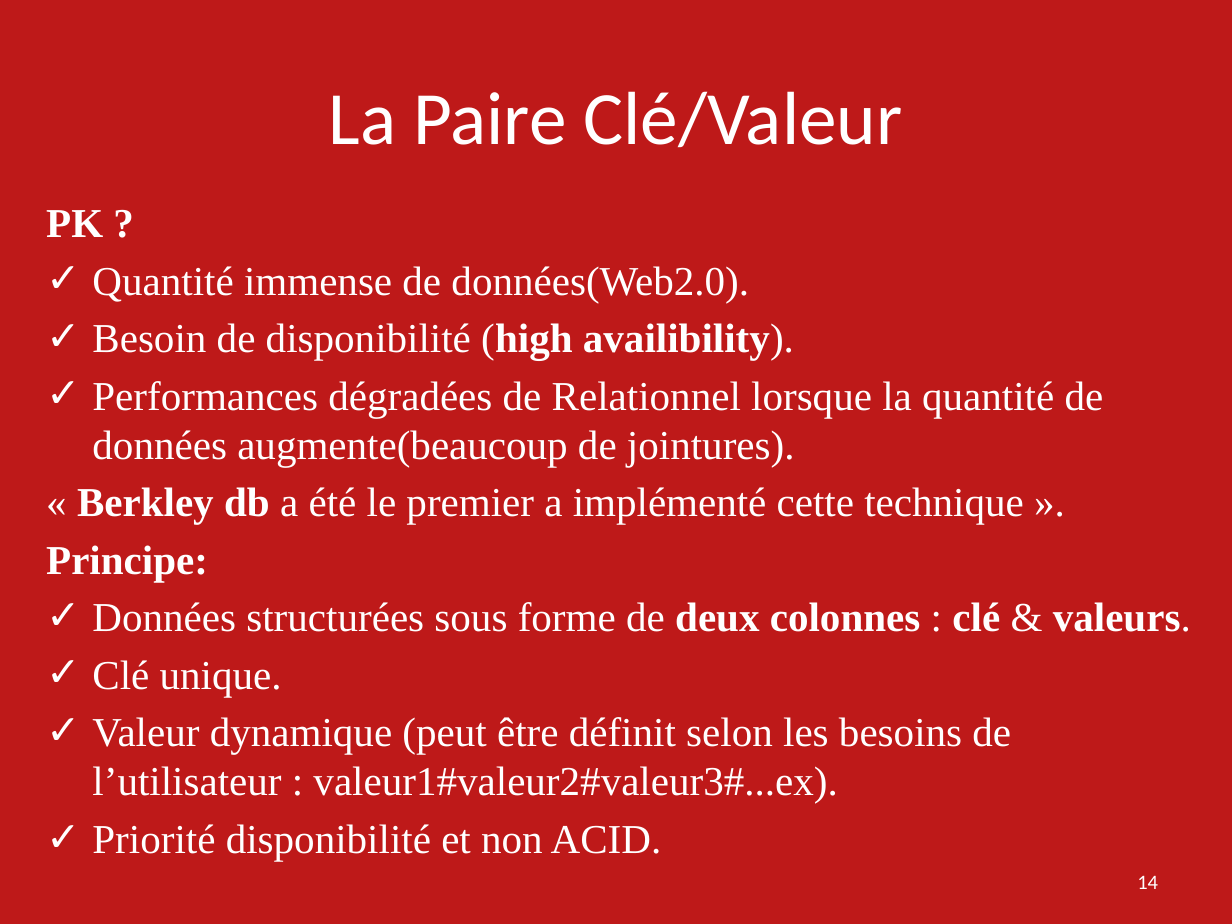
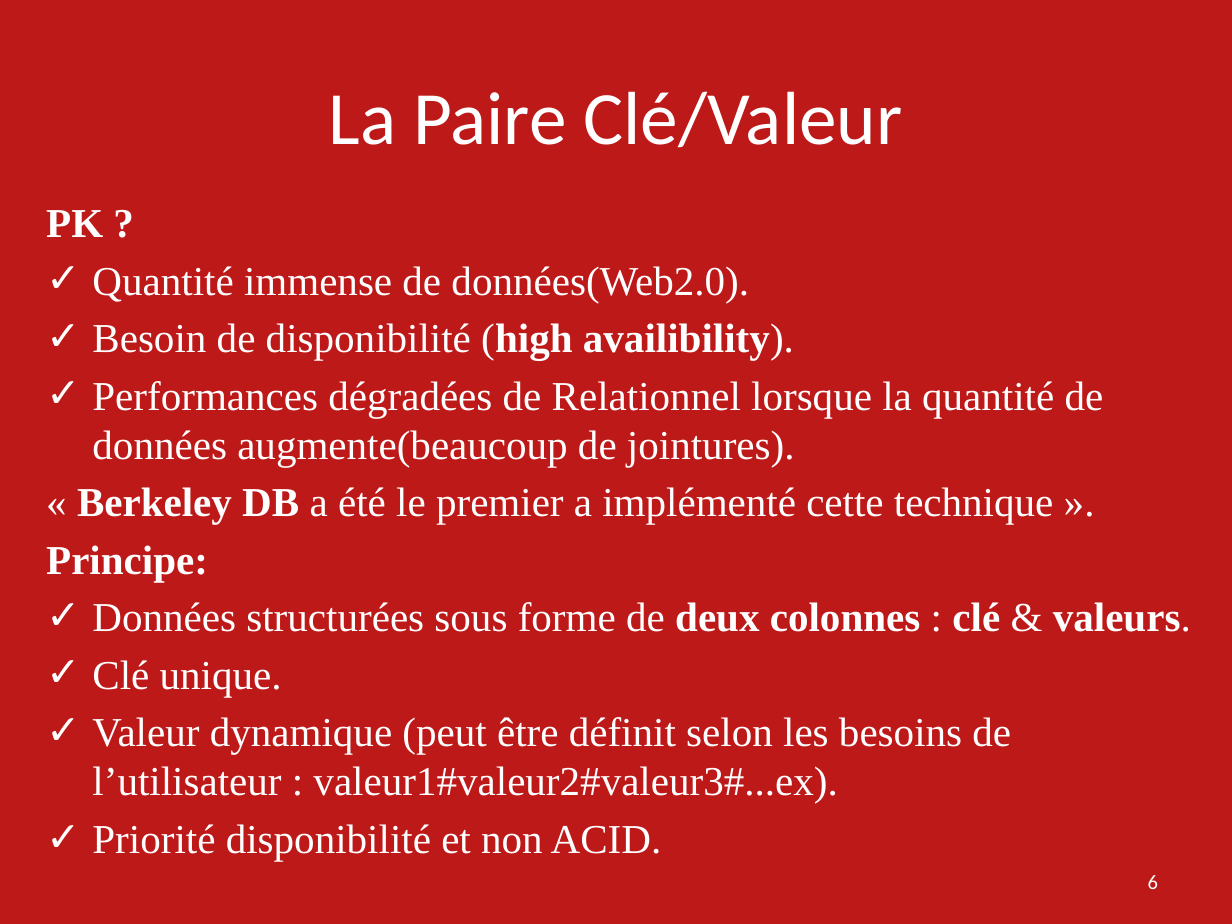
Before and after one commit to ebouhanna/SMB214-2016-Oracle-Berkeley-DB-JE, a slide deck: slide 6 of Presentation Oracle Berkeley DB SMB214.pptx (slide 14 before the commit). Drawn at 1232x924 pixels with LibreOffice and Linux fonts; fonts in the diff are those of the drawing. Boxes give left, top, right and bottom in pixels: in the first picture for what was removed or moved away, otherwise in the second. Text is boxed around its words. In the diff, an @@ line names an element or a change of style, - is before the commit and + after.

```diff
--- a/Presentation Oracle Berkeley DB SMB214.pptx
+++ b/Presentation Oracle Berkeley DB SMB214.pptx
@@ text at bbox=[77, 487, 1054, 524]: text changed @@
-« Berkley db a été le premier a implémenté cette technique ».
+« Berkeley DB a été le premier a implémenté cette technique ».
@@ page number at bbox=[1148, 875, 1158, 889]: text changed @@
-14
+6
```
Also in this commit, not shown: 8 other slides changed, 1 slide removed, 1 other file.
